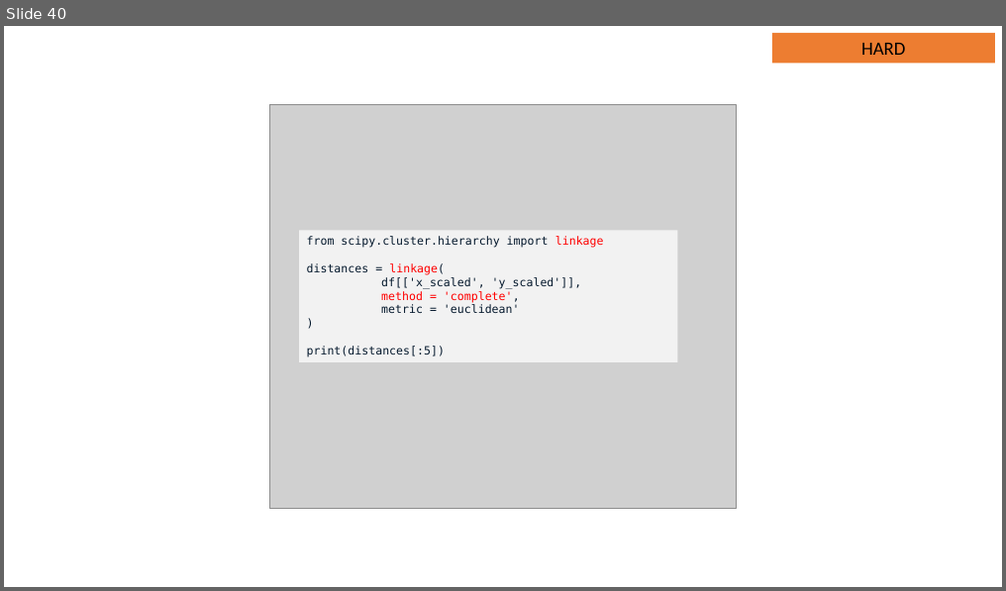
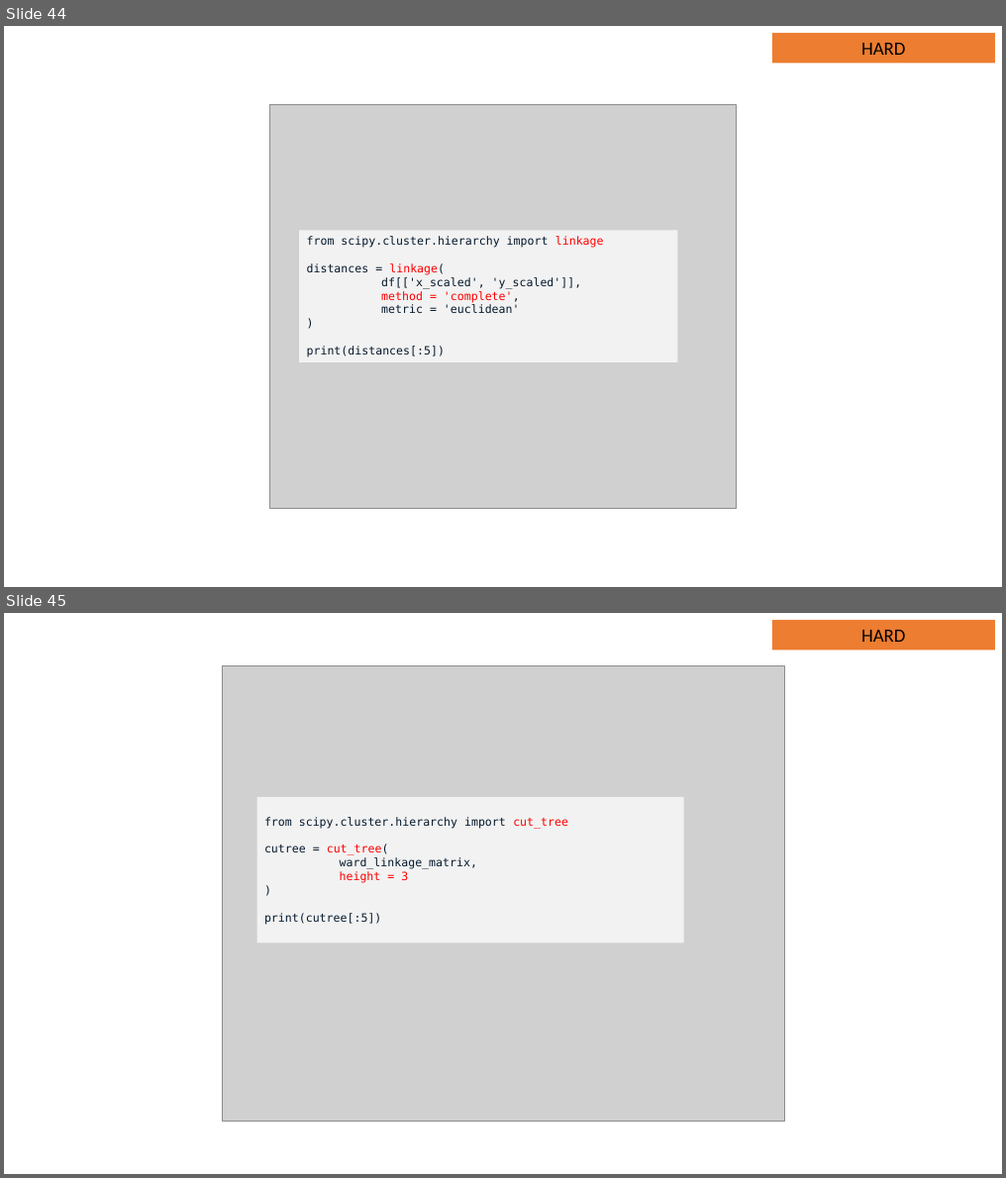
Before and after one commit to JNYH/DataCamp_Assessment, a slide deck: Model_Development.pptx. Shown one above the other, each under a label of ours: slide 40 before the commit, slides 44 and 45 after it. The pictures are 1006x591 and 1006x1178 pixels, drawn with LibreOffice and Linux fonts; fonts in the diff are those of the drawing; grey boxes stand for pictures. Boxes give left, top, right and bottom in pixels: in the first picture for what was removed or moved away, otherwise in the second. Text is boxed around its words. In the diff, an @@ line names an element or a change of style, - is before the commit and + after.

```diff
--- a/Model_Development.pptx
+++ b/Model_Development.pptx
@@ slide 45 added at (4, 613, 1002, 1174), background #FFFFFF @@
@@ rectangle added at (772, 620, 995, 650), fill #ED7D31, 18 pt, text #000000 @@
+HARD
@@ picture added at (222, 666, 784, 1121) @@
@@ rectangle added at (257, 797, 684, 943), fill #F2F2F2, 11 pt, text #05192D @@
+from scipy.cluster.hierarchy import cut_tree
+cutree = cut_tree(
+ward_linkage_matrix,
+height = 3
+)
+print(cutree[:5])
@@ what was slide 40 is now slide 44 @@
```
Also in this commit, not shown: 3 slides changed, 4 other slides added, 2 slides removed.
